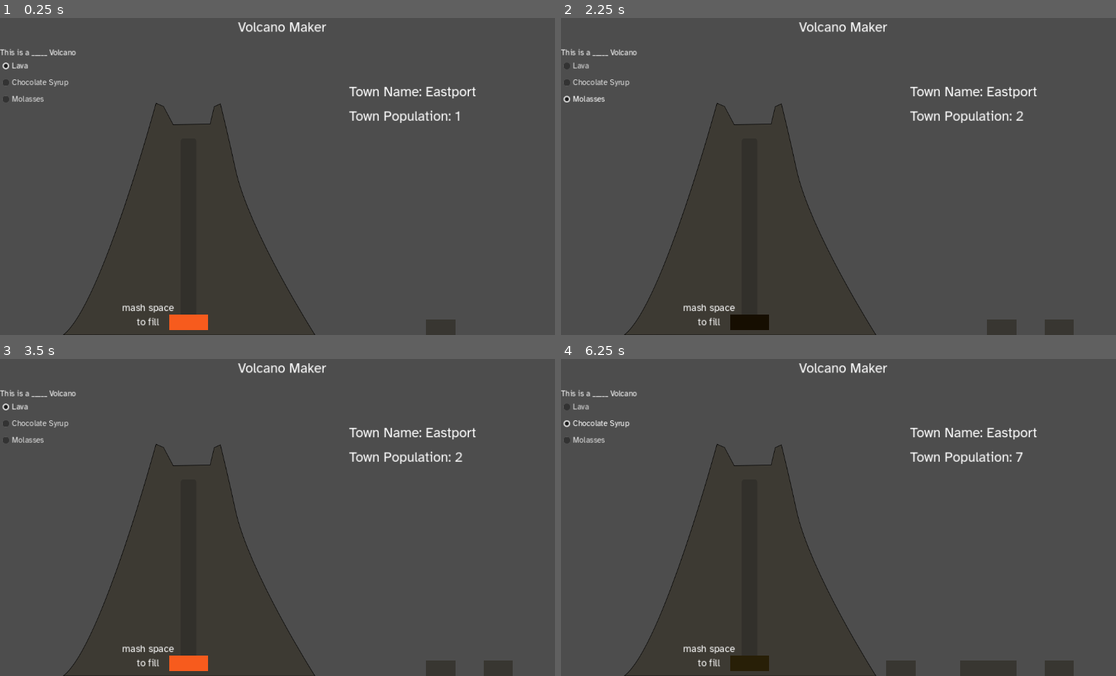
Above: before the commit, frames 1-4 (two rows, left to right).
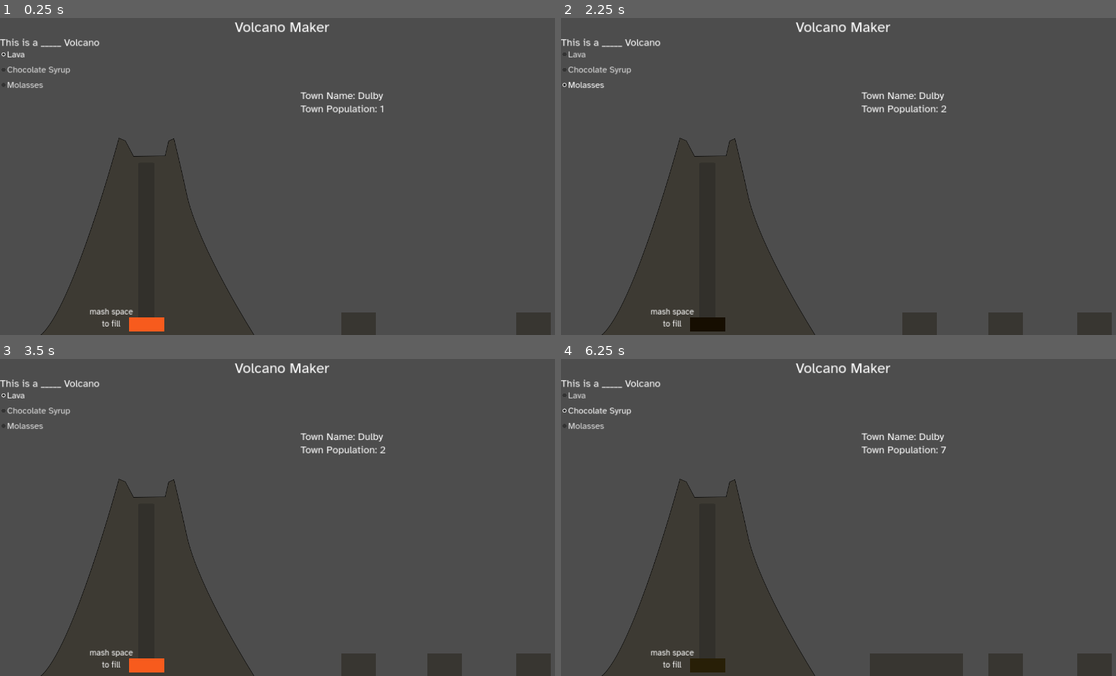
Above: after the commit, the same moments.

Repository: wycre/volcanomaker
Game: Godot game, scene res://Game.tscn
Same seed, same stepped clock (60 frames per second), same inputs: the game is played once before the commit and once after it.
Inputs:
- Up to frame 1 (0.25 s): no input
- Up to frame 2 (2.25 s): click "Lava" at 0.5 s; click "Chocolate Syrup" at 1.25 s; click "Molasses" at 2 s
- Up to frame 3 (3.5 s): click "Lava" at 2.75 s
- Up to frame 4 (6.25 s): click "Chocolate Syrup" at 3.5 s; click "Molasses" at 4.25 s; click "Lava" at 5 s; click "Chocolate Syrup" at 5.75 s

The runs differ from the first frame. In frame 1, 14% of the frame differs, in the area x 0-100%, y 1-100%; in frame 2, 15%; in frame 3, 15%; in frame 4, 15%.

Commit message:
Rescaled to 1080p Regression: No animation

Diff:
--- a/Game.tscn
+++ b/Game.tscn
@@ -9,46 +9,9 @@
 [ext_resource type="AudioStream" uid="uid://etfhdh3ylg5j" path="res://Assets/Audio/distant-explosion.mp3" id="8_7wafm"]
 [ext_resource type="Script" path="res://Scripts/FluidReservior.gd" id="8_jewuj"]
 [ext_resource type="Texture2D" uid="uid://c23txl0khgj6s" path="res://Assets/Newspaper Background.png" id="9_ho3an"]
+[ext_resource type="PackedScene" uid="uid://chnxgmash8l47" path="res://hut.tscn" id="10_1fhas"]
 [ext_resource type="Script" path="res://Scripts/TownController.gd" id="10_6h8bf"]
 [ext_resource type="Script" path="res://Scripts/newspaper.gd" id="11_idbby"]
-
-[sub_resource type="Animation" id="Animation_srx8a"]
-length = 0.001
-tracks/0/type = "value"
-tracks/0/imported = false
-tracks/0/enabled = true
-tracks/0/path = NodePath(".:position")
-tracks/0/interp = 1
-tracks/0/loop_wrap = true
-tracks/0/keys = {
-"times": PackedFloat32Array(0),
-"transitions": PackedFloat32Array(1),
-"update": 0,
-"values": [Vector2(130, 170)]
-}
-
-[sub_resource type="Animation" id="Animation_k0oku"]
-resource_name = "camera_shake"
-length = 0.5
-loop_mode = 1
-tracks/0/type = "value"
-tracks/0/imported = false
-tracks/0/enabled = true
-tracks/0/path = NodePath(".:position")
-tracks/0/interp = 1
-tracks/0/loop_wrap = true
-tracks/0/keys = {
-"times": PackedFloat32Array(0, 0.1, 0.2, 0.233333, 0.3, 0.4, 0.466667, 0.5),
-"transitions": PackedFloat32Array(1, 1, 1, 1, 1, 1, 1, 1),
-"update": 0,
-"values": [Vector2(130, 170), Vector2(125, 180), Vector2(125, 170), Vector2(135, 180), Vector2(135, 170), Vector2(125, 180), Vector2(135, 170), Vector2(125, 180)]
-}
-
-[sub_resource type="AnimationLibrary" id="AnimationLibrary_tf54c"]
-_data = {
-"RESET": SubResource("Animation_srx8a"),
-"camera_shake": SubResource("Animation_k0oku")
-}
 
 [node name="Control" type="Control"]
 layout_mode = 3
@@ -68,40 +31,36 @@
 offset_right = 100.0
 offset_bottom = 40.0
 grow_horizontal = 2
-theme_type_variation = &"HeaderLarge"
-theme_override_fonts/font = ExtResource("1_81cud")
+theme = ExtResource("4_ag2wq")
+theme_type_variation = &"HeaderLarge"
+theme_override_font_sizes/font_size = 50
 text = "Volcano Maker"
 horizontal_alignment = 1
 
-[node name="VolcanoAnimator" type="AnimationPlayer" parent="."]
-root_node = NodePath("../VolcanoGroup")
-libraries = {
-"": SubResource("AnimationLibrary_tf54c")
-}
-playback_auto_capture = false
-
 [node name="VolcanoGroup" type="Control" parent="."]
 layout_mode = 1
 anchors_preset = 2
 anchor_top = 1.0
 anchor_bottom = 1.0
 offset_left = 130.0
-offset_top = -478.0
-offset_right = 651.0
-offset_bottom = 2.0
+offset_top = -680.0
+offset_right = 975.0
+offset_bottom = 1.0
 grow_vertical = 0
 
 [node name="Volcano" type="Sprite2D" parent="VolcanoGroup"]
-position = Vector2(368, 265)
+position = Vector2(530, 380)
+scale = Vector2(1.42191, 1.42191)
 texture = ExtResource("1_03k7c")
 
 [node name="CallToAction" type="Label" parent="VolcanoGroup"]
 layout_mode = 0
-offset_left = 80.0
-offset_top = 409.0
-offset_right = 264.0
-offset_bottom = 465.0
-theme_type_variation = &"HeaderSmall"
+offset_left = 157.0
+offset_top = 582.0
+offset_right = 341.0
+offset_bottom = 657.0
+theme = ExtResource("4_ag2wq")
+theme_type_variation = &"HeaderLarge"
 theme_override_fonts/font = ExtResource("1_81cud")
 text = "mash space
 to fill"
@@ -109,10 +68,10 @@
 
 [node name="FluidTube" type="ProgressBar" parent="VolcanoGroup" groups=["FluidChannel"]]
 layout_mode = 0
-offset_left = 239.0
-offset_top = 76.0
-offset_right = 271.0
-offset_bottom = 452.0
+offset_left = 340.0
+offset_top = 93.0
+offset_right = 396.0
+offset_bottom = 632.0
 fill_mode = 3
 show_percentage = false
 script = ExtResource("6_j3p58")
@@ -125,10 +84,10 @@
 
 [node name="FluidReservior" type="Panel" parent="VolcanoGroup" groups=["FluidChannel"]]
 layout_mode = 0
-offset_left = 215.0
-offset_top = 436.0
-offset_right = 295.0
-offset_bottom = 468.0
+offset_left = 309.0
+offset_top = 619.0
+offset_right = 429.0
+offset_bottom = 667.0
 script = ExtResource("8_jewuj")
 
 [node name="VolcanoSettings" type="Control" parent="."]
@@ -142,13 +101,15 @@
 offset_right = 166.0
 offset_bottom = 83.0
 theme = ExtResource("4_ag2wq")
+theme_type_variation = &"HeaderLarge"
+theme_override_font_sizes/font_size = 35
 text = "This is a _____ Volcano"
 
 [node name="VolcanoContentButtons" type="VBoxContainer" parent="VolcanoSettings"]
 layout_mode = 1
-offset_top = 83.0
-offset_right = 143.0
-offset_bottom = 178.0
+offset_top = 100.0
+offset_right = 344.0
+offset_bottom = 963.0
 
 [node name="VBoxContainer" type="VBoxContainer" parent="."]
 layout_mode = 0
@@ -164,41 +125,48 @@
 anchor_top = 1.0
 anchor_right = 1.0
 anchor_bottom = 1.0
-offset_left = -472.0
-offset_top = -520.0
+offset_left = -904.0
+offset_top = -832.0
 grow_horizontal = 0
 grow_vertical = 0
 script = ExtResource("10_6h8bf")
 
 [node name="PopLabel" type="Label" parent="TownArea"]
 layout_mode = 2
-offset_left = 33.0
-offset_top = 54.0
-offset_right = 249.0
-offset_bottom = 90.0
-theme = ExtResource("4_ag2wq")
-theme_type_variation = &"HeaderLarge"
+offset_left = 7.0
+offset_top = 38.0
+offset_right = 277.0
+offset_bottom = 83.0
+theme = ExtResource("4_ag2wq")
+theme_type_variation = &"HeaderLarge"
+theme_override_font_sizes/font_size = 35
 text = "Town Population: "
 
 [node name="TownName" type="Label" parent="TownArea"]
 layout_mode = 2
-offset_left = 33.0
-offset_top = 4.0
-offset_right = 385.0
-offset_bottom = 40.0
-theme = ExtResource("4_ag2wq")
-theme_type_variation = &"HeaderLarge"
+offset_left = 7.0
+offset_top = -7.0
+offset_right = 359.0
+offset_bottom = 38.0
+theme = ExtResource("4_ag2wq")
+theme_type_variation = &"HeaderLarge"
+theme_override_font_sizes/font_size = 35
 text = "Town Name:"
 
 [node name="PopCount" type="Label" parent="TownArea"]
 layout_mode = 0
-offset_left = 249.0
-offset_top = 54.0
-offset_right = 315.0
-offset_bottom = 90.0
-theme = ExtResource("4_ag2wq")
-theme_type_variation = &"HeaderLarge"
+offset_left = 277.0
+offset_top = 38.0
+offset_right = 343.0
+offset_bottom = 83.0
+theme = ExtResource("4_ag2wq")
+theme_type_variation = &"HeaderLarge"
+theme_override_font_sizes/font_size = 35
 text = "1"
+
+[node name="Sprite2D" parent="TownArea" instance=ExtResource("10_1fhas")]
+position = Vector2(800, 755)
+scale = Vector2(0.3, 0.3)
 
 [node name="Newspaper" type="Control" parent="."]
 visible = false
@@ -206,37 +174,49 @@
 anchors_preset = 5
 anchor_left = 0.5
 anchor_right = 0.5
-offset_left = -256.0
-offset_top = 72.0
-offset_right = 256.0
-offset_bottom = 584.0
+offset_left = -488.0
+offset_top = 64.0
+offset_right = 488.0
+offset_bottom = 974.0
 grow_horizontal = 2
 script = ExtResource("11_idbby")
 
 [node name="NewspaperBackground" type="Sprite2D" parent="Newspaper" groups=["Newspaper"]]
-position = Vector2(256, 256)
-scale = Vector2(0.25, 0.25)
+position = Vector2(488, 464)
+scale = Vector2(0.450684, 0.450684)
 texture = ExtResource("9_ho3an")
 
 [node name="NewspaperText" type="Label" parent="Newspaper" groups=["Newspaper"]]
-layout_mode = 2
-offset_left = 24.0
-offset_top = 56.0
-offset_right = 486.0
-offset_bottom = 448.0
-theme = ExtResource("4_ag2wq")
-theme_type_variation = &"HeaderSmall"
+layout_mode = 1
+anchors_preset = 5
+anchor_left = 0.5
+anchor_right = 0.5
+offset_left = -416.0
+offset_top = 104.0
+offset_right = 416.0
+offset_bottom = 819.0
+grow_horizontal = 2
+theme = ExtResource("4_ag2wq")
+theme_type_variation = &"HeaderLarge"
 theme_override_colors/font_color = Color(0, 0, 0, 1)
+theme_override_font_sizes/font_size = 50
 text = "    The town of [town_name] was [town_impact] by a [eruption_descriptor] eruption of [fluid_description]"
 autowrap_mode = 3
 
 [node name="ResetButton" type="Button" parent="Newspaper"]
-layout_mode = 0
-offset_left = 200.0
-offset_top = 464.0
-offset_right = 312.0
-offset_bottom = 496.0
-theme = ExtResource("4_ag2wq")
+layout_mode = 1
+anchors_preset = 7
+anchor_left = 0.5
+anchor_top = 1.0
+anchor_right = 0.5
+anchor_bottom = 1.0
+offset_left = -99.5
+offset_top = -59.0
+offset_right = 99.5
+grow_horizontal = 2
+grow_vertical = 0
+theme = ExtResource("4_ag2wq")
+theme_override_font_sizes/font_size = 35
 text = "Reset"
 
 [connection signal="pressed" from="Newspaper/ResetButton" to="." method="_on_reset_button_pressed"]
--- a/Scripts/FluidTube.gd
+++ b/Scripts/FluidTube.gd
@@ -49,7 +49,7 @@
 		# Play Eruption Animation
 		$RumblePlayer.play()
 		$ExplosionPlayer.play()
-		get_node("../../VolcanoAnimator").play("camera_shake")
+		#get_node("../../VolcanoAnimator").play("camera_shake")
 
 		# Start timer
 		if not eruption_timer:
@@ -68,7 +68,7 @@
 	var newspaper = get_node("../../Newspaper")
 	newspaper.visible = true
 
-	get_node("../../VolcanoAnimator").stop()
+	#get_node("../../VolcanoAnimator").stop()
 
 	# Delete the dimer
 	eruption_timer.queue_free()
--- a/Scripts/TownController.gd
+++ b/Scripts/TownController.gd
@@ -4,8 +4,9 @@
 var house = preload("res://house.tscn")
 var tower = preload("res://tower.tscn")
 
-const building_scale = Vector2(0.15,0.15)
-const screenbottom = 488
+const building_scale = Vector2(0.3,0.3)
+const screenbottom = 755
+const screenright = 800
 
 var population: int = 1
 var pop_wave: int = 0
@@ -60,7 +61,7 @@
 	add_hut()
 
 func add_hut():
-	var x = randi() % 432
+	var x = randi() % screenright
 	var pos = Vector2(x,screenbottom)
 	var instance = hut.instantiate()
 	instance.scale = building_scale
@@ -68,7 +69,7 @@
 	add_child(instance)
 
 func add_house():
-	var x = randi() % 432
+	var x = randi() % screenright
 	var pos = Vector2(x,screenbottom)
 	var instance = house.instantiate()
 	instance.scale = building_scale
@@ -76,7 +77,7 @@
 	add_child(instance)
 
 func add_tower():
-	var x = randi() % 432
+	var x = randi() % screenright
 	var pos = Vector2(x,screenbottom)
 	var instance = tower.instantiate()
 	instance.scale = building_scale
--- a/Scripts/main.gd
+++ b/Scripts/main.gd
@@ -27,14 +27,16 @@
 			button.toggled.connect(_on_radio_toggled.bind(i))
 			i += 1
 
+	# Prepare Town & Data
+	set_town_name()
+	#$Newspaper.set_text(Fluids.LAVA, 2)
+
 	# Turn on first button
 	all_buttons[0].button_pressed = true
 	all_buttons[0].emit_signal("toggled", true)
 
 
-	# Prepare Town & Data
-	set_town_name()
-	#$Newspaper.set_text(Fluids.LAVA, 2)
+
 
 
 
--- a/check_box.tscn
+++ b/check_box.tscn
@@ -6,5 +6,6 @@
 [node name="LavaCheckBox" type="CheckBox"]
 focus_mode = 0
 theme = ExtResource("1_ii4cg")
+theme_override_font_sizes/font_size = 30
 button_group = ExtResource("2_jvqv7")
 text = "Lava"
--- a/project.godot
+++ b/project.godot
@@ -18,6 +18,8 @@
 
 [display]
 
+window/size/viewport_width=1920
+window/size/viewport_height=1080
 window/stretch/mode="canvas_items"
 window/stretch/aspect="expand"
 
Not shown: 1 places in Game.tscn that only renumber resources
Not shown, changed: Text/town-names.txt
